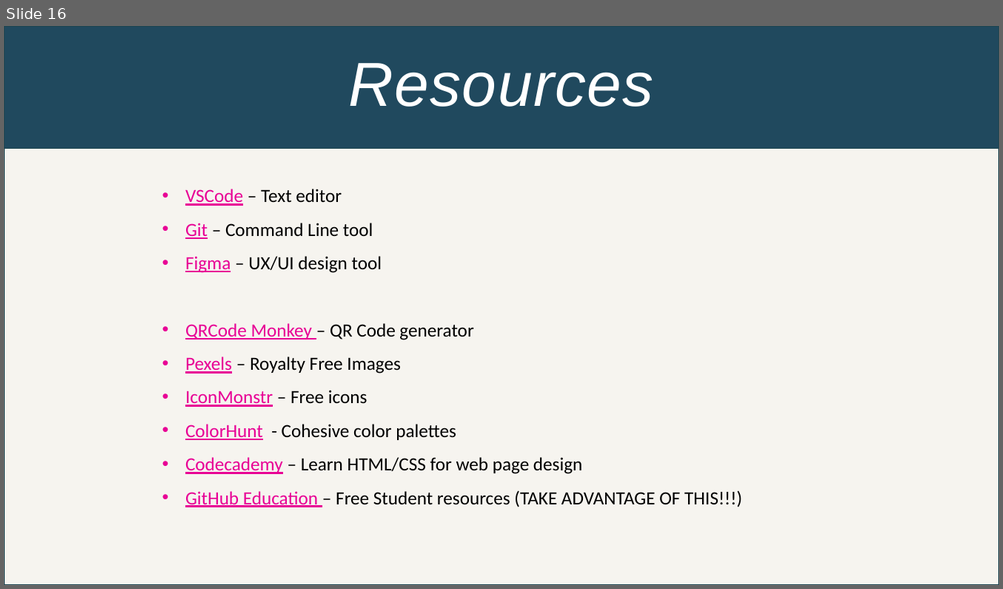
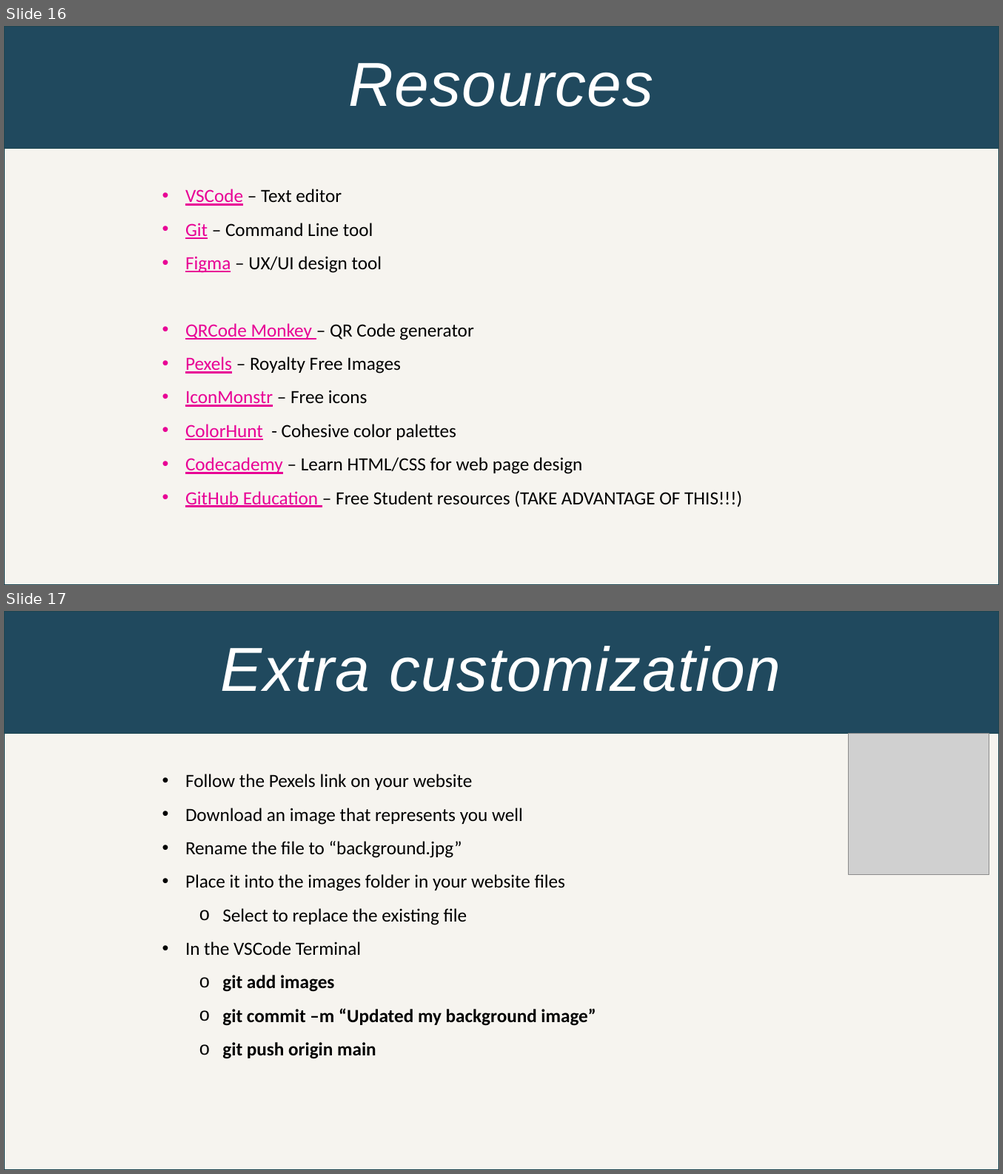
Before and after one commit to S-Gsell/PagesWorkshopPowerPoint, a slide deck: Boosting Your Resume with GitHub.pptx. Shown one above the other, each under a label of ours: slide 16 before the commit, slides 16 and 17 after it. The pictures are 1003x589 and 1003x1174 pixels, drawn with LibreOffice and Linux fonts; fonts in the diff are those of the drawing; grey boxes stand for pictures. Boxes give left, top, right and bottom in pixels: in the first picture for what was removed or moved away, otherwise in the second. Text is boxed around its words. In the diff, an @@ line names an element or a change of style, - is before the commit and + after.

Commit message:
Added background image change slide at the end

```diff
--- a/Boosting Your Resume with GitHub.pptx
+++ b/Boosting Your Resume with GitHub.pptx
@@ slide 17 added at (x1=4, y1=611, x2=999, y2=1170), background #F6F4EF; not listed: 1 template element that a slide beside it also shows @@
@@ rectangle added at (x1=4, y1=611, x2=999, y2=1170), fill #F6F4EF, outline #1D4550 1 pt @@
@@ rectangle added at (x1=4, y1=611, x2=999, y2=734), fill #20495E, outline #1D4550 1 pt @@
@@ text added at (x1=221, y1=646, x2=780, y2=692), 60 pt, text #FFFFFF, italic @@
+Extra customization
@@ picture added at (x1=848, y1=734, x2=989, y2=875) @@
@@ text added at (x1=185, y1=774, x2=595, y2=1059), 18 pt, text #000000 @@
+• Follow the Pexels link on your website
+• Download an image that represents you well
+• Rename the file to “background.jpg”
+• Place it into the images folder in your website files
+  o Select to replace the existing file
+• In the VSCode Terminal
+  o git add images
+  o git commit –m “Updated my background image”
+  o git push origin main
```
Also in this commit, not shown: 1 slide changed.
